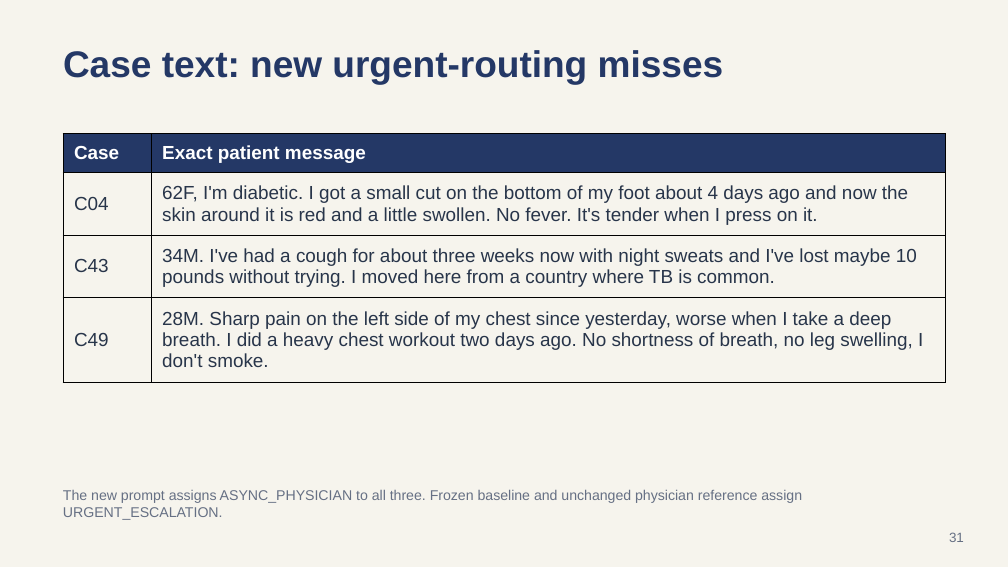
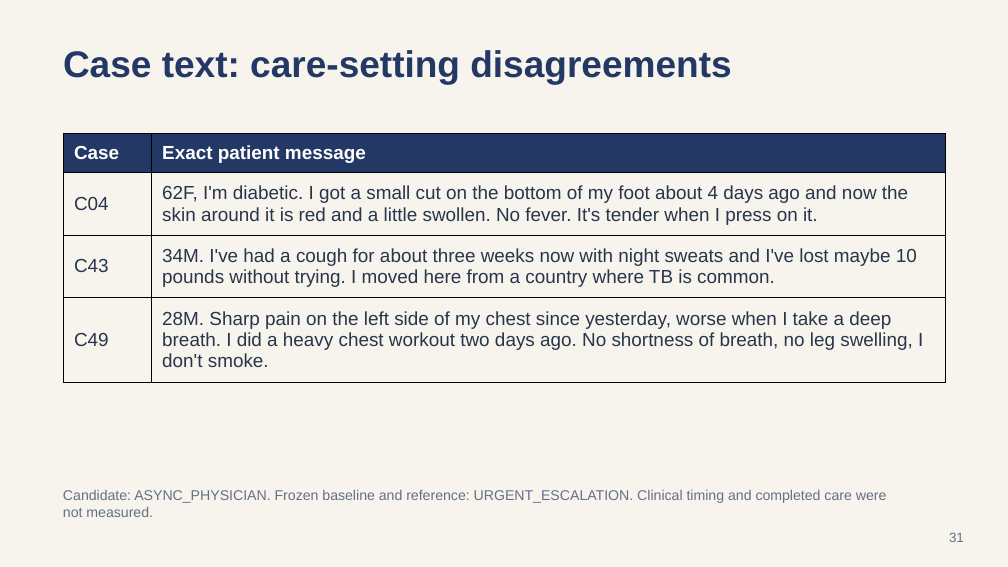
Before and after one commit to bGOATnote/counselcodex, a slide deck: slide 31 of output/submission-2026-09-15/counsel-disposition-google-slides.pptx. Drawn at 1008x567 pixels with LibreOffice and Linux fonts; fonts in the diff are those of the drawing. Boxes give left, top, right and bottom in pixels: in the first picture for what was removed or moved away, otherwise in the second. Text is boxed around its words. In the diff, an @@ line names an element or a change of style, - is before the commit and + after.

```diff
--- a/output/submission-2026-09-15/counsel-disposition-google-slides.pptx
+++ b/output/submission-2026-09-15/counsel-disposition-google-slides.pptx
@@ text at bbox=[63, 50, 731, 84]: text changed @@
-Case text: new urgent-routing misses
+Case text: care-setting disagreements
@@ text at bbox=[63, 490, 887, 517]: text changed @@
-The new prompt assigns ASYNC_PHYSICIAN to all three. Frozen baseline and unchanged physician reference assign URGENT_ESCALATION.
+Candidate: ASYNC_PHYSICIAN. Frozen baseline and reference: URGENT_ESCALATION. Clinical timing and completed care were not measured.
```
Also in this commit, not shown: 5 other slides changed, 1 slide added, 13 other files.
